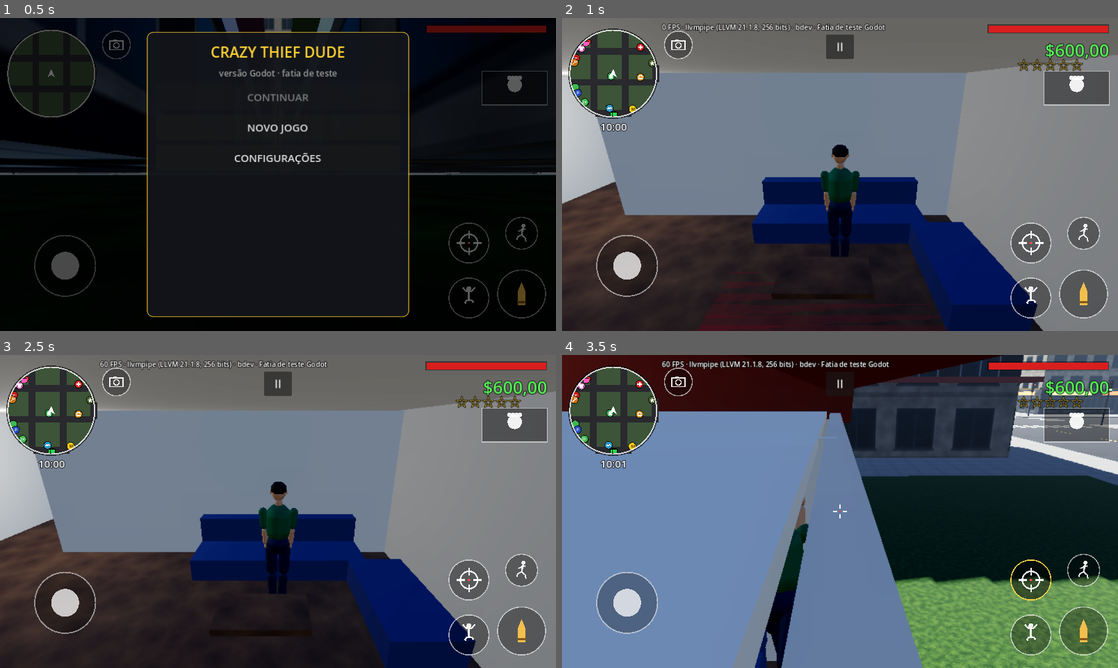
Above: before the commit, frames 1-4 (two rows, left to right).
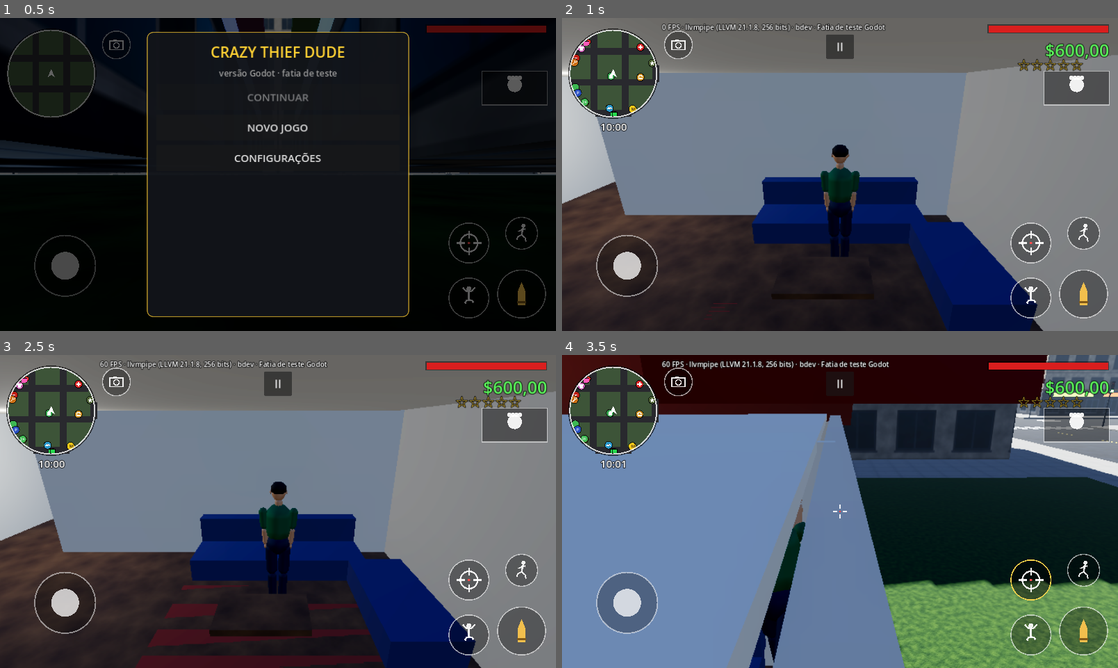
Above: after the commit, the same moments.

Repository: zicaninjacontato-star/Crazy-Thief-Dude
Game: Godot game, scene res://scenes/main.tscn
Two runs of this game, one before a commit and one after it. Both use one fixed random seed, a clock stepped at 60 frames per second and the inputs below.
Inputs (mouse positions are in pixels of both pictures, inside the frame that each line leads up to):
- Up to frame 1 (0.5 s): no input
- Up to frame 2 (1 s): click "NOVO JOGO" at 0.5 s
- Up to frame 3 (2.5 s): click "II" at 1.25 s; click "CONTINUAR" at 2 s
- Up to frame 4 (3.5 s): move the mouse to (962, 495) at 2.77 s; hold Right from 2.78 s (still down); hold R (aim) from 2.78 s (still down); click (962, 495) at 2.92 s; tap Space (jump) at 3.02 s

Frame 1 is identical in both runs. In frame 2, 0.9% of the frame differs, in the area x 8-86%, y 15-100%; in frame 3, 2.8%; in frame 4, 10%, in the area x 0-100%, y 0-100%.

Commit message:
Godot lote 16b: menos CPU por segundo (física 40 Hz) e fim da câmera lenta
- Física a 40 Hz com até 4 passos por quadro (antes 60 Hz / 3: abaixo de 20 FPS o tempo do jogo desacelerava)
- Membros de gangue e patrulhas parados longe do jogador só pensam 4x/s
- CPU por segundo de jogo cai quase pela metade (392 ms -> 204 ms no teste)

Co-Authored-By: Claude Opus 5.5 <noreply@anthropic.com>
Claude-Session: https://claude.ai/code/session_01FLooq573e3CrFH17V5EWym

Diff:
--- a/godot/project.godot
+++ b/godot/project.godot
@@ -23,8 +23,8 @@
 
 [physics]
 
-common/physics_ticks_per_second=60
-common/max_physics_steps_per_frame=3
+common/physics_ticks_per_second=40
+common/max_physics_steps_per_frame=4
 3d/physics_engine="DEFAULT"
 
 [rendering]
--- a/godot/scripts/cop.gd
+++ b/godot/scripts/cop.gd
@@ -14,7 +14,8 @@
 var gang := ""             # "g" verde / "p" rosa (membro de gangue)
 
 var target: Node3D
-var searching := false     # a polícia ainda não sabe onde o jogador está (zona amarela): não atira
+var searching := false
+var _idle_skip := 0.0     # a polícia ainda não sabe onde o jogador está (zona amarela): não atira
 var body: Node3D
 var hp := 170.0
 var _base_speed := -1.0
@@ -304,6 +305,15 @@
 		knocked = minf(0.0, knocked + dt)
 		body.animate(0.0, dt)
 		return
+	# sem alvo (gangue parada, patrulha) e longe do jogador: pensa só 4×/s e não move a física
+	if target == null:
+		_idle_skip -= dt
+		if _idle_skip > 0.0:
+			return
+		var pl = get_tree().current_scene.get("player")
+		if pl and global_position.distance_squared_to(pl.global_position) > 55.0 * 55.0:
+			_idle_skip = 0.25
+			return
 	_t += dt
 	if _base_speed < 0.0:
 		_base_speed = speed
--- a/godot/scripts/main.gd
+++ b/godot/scripts/main.gd
@@ -940,17 +940,38 @@
 		combat.fire_held = false
 	combat.missile_held = hud.missile or Input.is_key_pressed(KEY_G)
 	hud.armed = player.vehicle != null and player.vehicle.get("armed") == true
+	var _t0 := Time.get_ticks_usec()
 	_crimes(dt)
 	_tune_tick(dt)
 	_safe_door_tick(dt)
+	var _t1 := Time.get_ticks_usec()
 	_props_tick()
+	var _t2 := Time.get_ticks_usec()
 	_car_vs_player()
-	if not has_meta("skip_pgm"):
-		police.tick(dt)
-		gangs.tick(dt)
-		_zones_hud()
-		missions.tick(dt)
+	var _t3 := Time.get_ticks_usec()
+	police.tick(dt)
+	var _t4 := Time.get_ticks_usec()
+	gangs.tick(dt)
+	var _t5 := Time.get_ticks_usec()
+	_zones_hud()
+	missions.tick(dt)
+	var _t6 := Time.get_ticks_usec()
 	_water_tick(dt)
+	var _t7 := Time.get_ticks_usec()
+	if shot_view == "physprof2":
+		var pr: Dictionary = get_meta("pp", {})
+		for kv in [["crimes+door", _t1 - _t0], ["props", _t2 - _t1], ["car_vs_player", _t3 - _t2], ["police", _t4 - _t3], ["gangs", _t5 - _t4], ["zones+missions", _t6 - _t5], ["water", _t7 - _t6]]:
+			pr[kv[0]] = pr.get(kv[0], 0) + kv[1]
+		pr["n"] = pr.get("n", 0) + 1
+		set_meta("pp", pr)
+
+func _count_phys() -> Dictionary:
+	var d := {}
+	for n in get_tree().root.find_children("*", "", true, false):
+		if n.is_physics_processing() and n.can_process():
+			var k: String = str(n.get_script().resource_path.get_file()) if n.get_script() else n.get_class()
+			d[k] = d.get(k, 0) + 1
+	return d
 
 ## carros batendo em postes (fáceis) e árvores (precisam de mais velocidade)
 # ---------------------------------------------------------------- oficina tuning: o carro entra sozinho (câmera de cinema)
@@ -1836,6 +1857,52 @@
 				print("BRG ray h=", hh, " ", (str(r.collider) + " " + str(r.position.snapped(Vector3.ONE * 0.1)) + " shape=" + str(r.shape)) if not r.is_empty() else "-")
 		if frames % 6 == 0 and player.vehicle:
 			print("BRG ", frames, " pos=", player.vehicle.global_position.snapped(Vector3.ONE * 0.1), " spd=", snappedf(player.vehicle.linear_velocity.length(), 0.1))
+	if v == "physprof2" and frames == 500:
+		var pr2: Dictionary = get_meta("pp", {})
+		for k in pr2:
+			if k != "n":
+				print("PHY2 ", k, " us=", pr2[k] / pr2.n)
+		print("PHY2 ticks=", pr2.n, " physics_ms=", snappedf(Performance.get_monitor(Performance.TIME_PHYSICS_PROCESS) * 1000.0, 0.01))
+	if v == "physprof":
+		var st3 := ["base", "-gang", "-cops", "-peds", "-traffic_ai", "-parked_cars", "-all_cars", "-player", "-sea", "-mainphys", "-ragdolls"]
+		var w3 := 120
+		var i3: int = (frames - 300) / w3
+		if frames >= 300 and i3 < st3.size():
+			var f3: int = (frames - 300) % w3
+			if f3 >= 10:
+				var a4: Array = get_meta("p3", [0.0, 0.0, 0])
+				var now := Time.get_ticks_usec()
+				a4[0] += (now - int(get_meta("lt", now))) / 1000.0
+				a4[2] += 1
+				set_meta("p3", a4)
+			set_meta("lt", Time.get_ticks_usec())
+			if f3 == w3 - 1:
+				var a5: Array = get_meta("p3")
+				print("PHY ", st3[i3], " frame_ms=", snappedf(a5[0] / a5[2], 0.01), " active=", Performance.get_monitor(Performance.PHYSICS_3D_ACTIVE_OBJECTS), " pairs=", Performance.get_monitor(Performance.PHYSICS_3D_COLLISION_PAIRS))
+				set_meta("p3", [0.0, 0.0, 0])
+				var nx: String = st3[i3 + 1] if i3 + 1 < st3.size() else ""
+				match nx:
+					"-gang":
+						for q in gangs.alive(): q.process_mode = Node.PROCESS_MODE_DISABLED
+					"-cops":
+						for q in police.cops + police.patrol_cops:
+							if is_instance_valid(q): q.process_mode = Node.PROCESS_MODE_DISABLED
+					"-peds":
+						for q in peds: q.process_mode = Node.PROCESS_MODE_DISABLED
+					"-traffic_ai": traffic_sys.process_mode = Node.PROCESS_MODE_DISABLED
+					"-parked_cars":
+						for c in cars:
+							if is_instance_valid(c) and not traffic_sys.is_agent(c): c.process_mode = Node.PROCESS_MODE_DISABLED
+					"-all_cars":
+						for c in cars:
+							if is_instance_valid(c): c.process_mode = Node.PROCESS_MODE_DISABLED
+					"-player": player.process_mode = Node.PROCESS_MODE_DISABLED
+					"-sea": sea.process_mode = Node.PROCESS_MODE_DISABLED
+					"-mainphys": set_physics_process(false)
+					"-ragdolls":
+						for n in get_tree().get_nodes_in_group("tmp"):
+							n.process_mode = Node.PROCESS_MODE_DISABLED
+						print("PHY nodes_with_physics: ", _count_phys())
 	if v == "cpuprof2":
 		var steps2 := ["base", "-combat", "-audio", "-peds", "-police_gangs_missions", "-hud", "-daynight", "-world2", "-sea", "-traffic", "base2"]
 		var w := 30
Not shown, changed: CLAUDE.md
